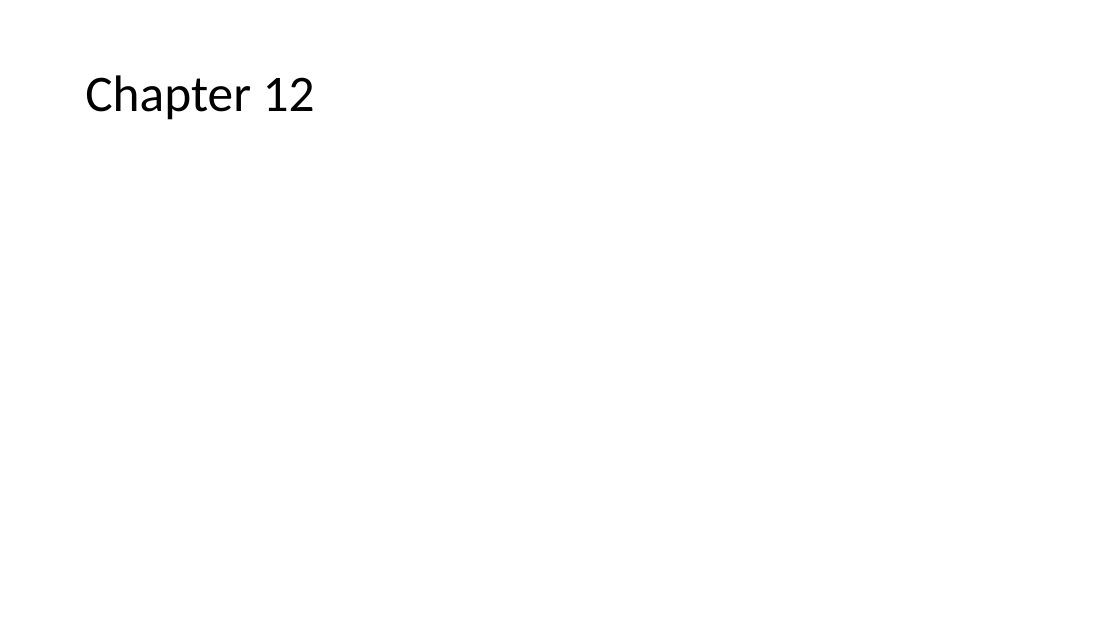
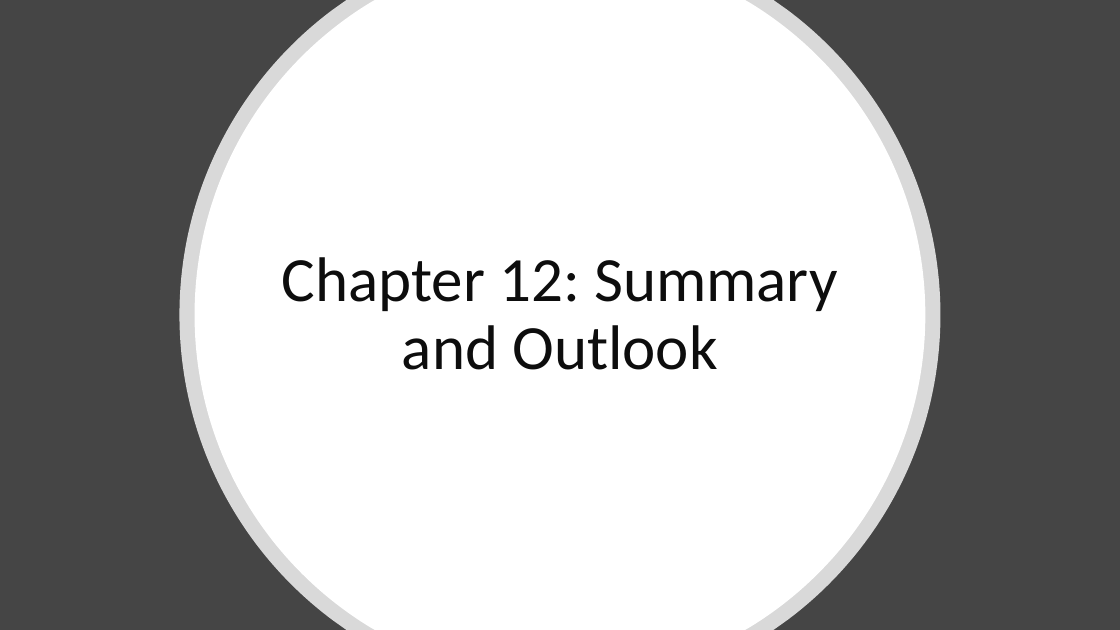
Before and after one commit to abmgis/abmgis, a slide deck: slide 31 of Chapter01-ABMGIS/Chapter1.pptx (slide 21 before the commit). Drawn at 1120x630 pixels with LibreOffice and Linux fonts; fonts in the diff are those of the drawing. Boxes give left, top, right and bottom in pixels: in the first picture for what was removed or moved away, otherwise in the second. Text is boxed around its words. In the diff, an @@ line names an element or a change of style, - is before the commit and + after.

Commit message:
updated chapter 1 ppt

```diff
--- a/Chapter01-ABMGIS/Chapter1.pptx
+++ b/Chapter01-ABMGIS/Chapter1.pptx
@@ background #FFFFFF to #454545 @@
@@ freeform shape added at box(180, 0, 941, 630), fill #FFFFFF at 80% opacity @@
@@ freeform shape added at box(195, 0, 926, 630), fill #FFFFFF @@
@@ title at box(282, 257, 837, 370): text changed; size 44 to 54 pt; text colour #000000 to #0D0D0D @@
-Chapter 12
+Chapter 12: Summary and Outlook
```
Also in this commit, not shown: 8 other slides changed, 18 slides added, 7 slides removed, 1 other file.
